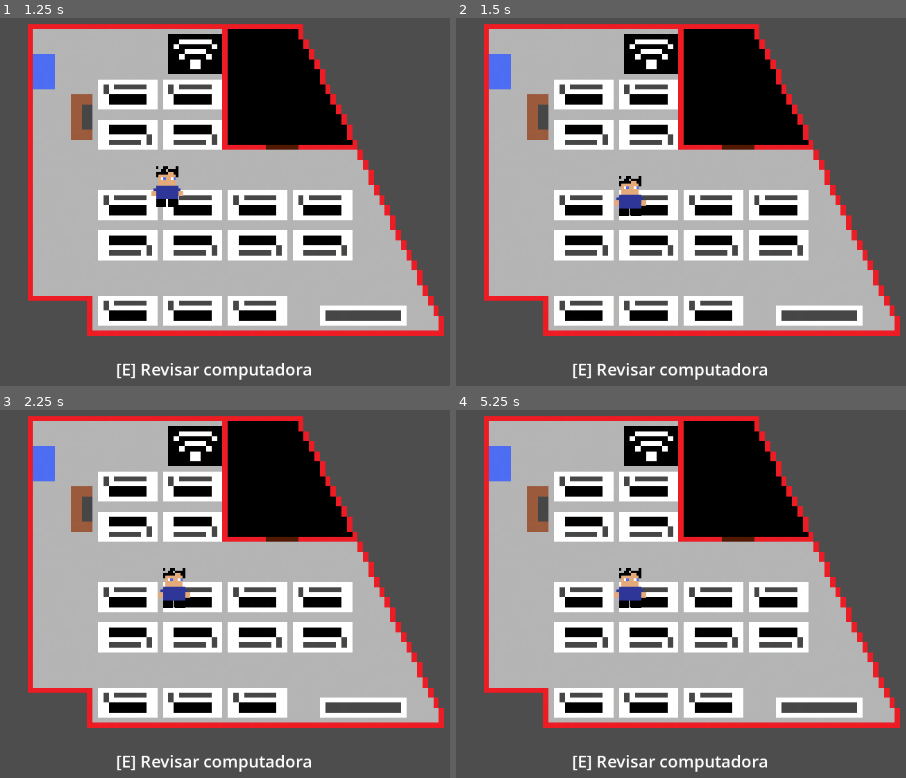
Above: before the commit, frames 1-4 (two rows, left to right).
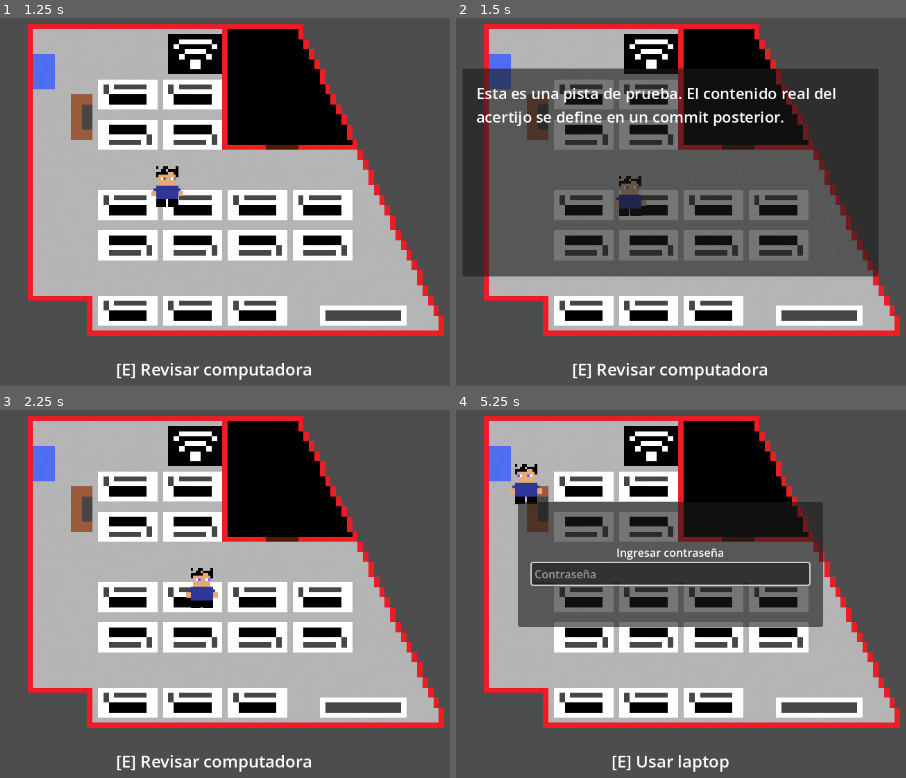
Above: after the commit, the same moments.

Repository: Instituto-Politecnico-Modelo/Four-Nights-At-Marinelli-s
Game: Godot game, scene res://niveles/nivel1.tscn
Two runs of this game, one before a commit and one after it. Both use one fixed random seed, a clock stepped at 60 frames per second and the inputs below.
Inputs:
- Up to frame 1 (1.25 s): tap Enter at 0.5 s; hold Right (mover_derecha) from 0.53 s (still down); hold E (interactuar) from 0.53 s (still down)
- Up to frame 2 (1.5 s): release Right (mover_derecha) at 1.28 s; release E (interactuar) at 1.28 s; hold Down (mover_abajo) from 1.28 s (still down); tap E (interactuar) at 1.35 s
- Up to frame 3 (2.25 s): tap Space at 2 s; release Down (mover_abajo) at 2.03 s; hold Right (mover_derecha) from 2.03 s (still down); hold E (interactuar) from 2.03 s (still down)
- Up to frame 4 (5.25 s): release Right (mover_derecha) at 2.78 s; release E (interactuar) at 2.78 s; hold Up (mover_arriba) 2.78-3.53 s; tap E (interactuar) at 2.85, 4.35 s; hold E (interactuar) 3.53-4.28 s; hold Left (mover_izquierda) 3.53-5.03 s; hold Down (mover_abajo) from 5.03 s (still down); hold E (interactuar) from 5.03 s (still down)

Frame 1 is identical in both runs. In frame 2, 45% of the frame differs, in the area x 1-94%, y 13-71%; in frame 3, 0.9%; in frame 4, 20%.

Commit message:
feat: laptop de Pruscino + validacion de contraseña

Diff:
--- a/new-game-project/autoloads/signal_bus.gd
+++ b/new-game-project/autoloads/signal_bus.gd
@@ -8,6 +8,7 @@
 signal interactuado(interactuable: Node)
 
 signal pista_descubierta(pista: PistaResource)
+signal laptop_abierta(laptop: Node)
 signal intento_contrasenia_fallido()
 signal laptop_desbloqueada()
 
--- /dev/null
+++ b/new-game-project/interactuables/laptop/laptop.gd
@@ -0,0 +1,18 @@
+extends Node2D
+class_name Laptop
+## Laptop
+## La laptop de Pruscino. Al interactuar, no valida la contrasenia ella misma:
+## le avisa a la UI (PasswordInput) que se abra, pasandose a si misma para
+## que esta pueda comparar contra su propia contrasenia_correcta.
+
+@export var contrasenia_correcta: String = "1984"
+
+@onready var interactuable: InteractableComponent = $InteractableComponent
+
+
+func _ready() -> void:
+	interactuable.interactuado.connect(_on_interactuado)
+
+
+func _on_interactuado() -> void:
+	SignalBus.laptop_abierta.emit(self)
--- /dev/null
+++ b/new-game-project/interactuables/laptop/laptop.tscn
@@ -0,0 +1,19 @@
+[gd_scene format=3 uid="uid://b8m3x7q2n5w1c"]
+
+[ext_resource type="Script" path="res://interactuables/laptop/laptop.gd" id="1_script"]
+[ext_resource type="Script" path="res://interactuables/interactable_component.gd" id="2_interactuable"]
+
+[sub_resource type="RectangleShape2D" id="RectangleShape2D_1"]
+size = Vector2(30, 50)
+
+[node name="Laptop" type="Node2D"]
+script = ExtResource("1_script")
+
+[node name="InteractableComponent" type="Area2D" parent="."]
+collision_layer = 16
+collision_mask = 0
+script = ExtResource("2_interactuable")
+texto_interaccion = "Usar laptop"
+
+[node name="CollisionShape2D" type="CollisionShape2D" parent="InteractableComponent"]
+shape = SubResource("RectangleShape2D_1")
--- a/new-game-project/niveles/nivel1.tscn
+++ b/new-game-project/niveles/nivel1.tscn
@@ -5,6 +5,8 @@
 [ext_resource type="PackedScene" uid="uid://bqxqf5j0h3n8t" path="res://ui/interaction_prompt/interaction_prompt.tscn" id="4_prompt"]
 [ext_resource type="PackedScene" uid="uid://dufntffiu550f" path="res://interactuables/computadora/computadora.tscn" id="5_computadora"]
 [ext_resource type="PackedScene" uid="uid://dqx8m2n3v4c5t" path="res://ui/pista_popup/pista_popup.tscn" id="6_pista_popup"]
+[ext_resource type="PackedScene" path="res://interactuables/laptop/laptop.tscn" id="7_laptop"]
+[ext_resource type="PackedScene" path="res://ui/password_input/password_input.tscn" id="8_password_input"]
 
 [node name="Nivel1" type="Node2D" unique_id=286532851]
 
@@ -20,7 +22,11 @@
 [node name="Computadora" parent="." unique_id=353010397 instance=ExtResource("5_computadora")]
 position = Vector2(544, 370)
 
+[node name="Laptop" parent="." unique_id=467114164 instance=ExtResource("7_laptop")]
+position = Vector2(381, 241)
+
 [node name="InteractionPrompt" parent="." unique_id=1269442710 instance=ExtResource("4_prompt")]
 
 [node name="PistaPopup" parent="." unique_id=1091795083 instance=ExtResource("6_pista_popup")]
-visible = false
+
+[node name="PasswordInput" parent="." unique_id=1145428047 instance=ExtResource("8_password_input")]
--- /dev/null
+++ b/new-game-project/ui/password_input/password_input.gd
@@ -0,0 +1,60 @@
+extends CanvasLayer
+class_name PasswordInput
+## PasswordInput
+## Input de contrasenia para la laptop de Pruscino. Pausa el juego mientras
+## esta abierto. Enter envia el intento; la accion "interactuar" (E) cierra
+## el popup sin resolver el puzle.
+
+@onready var panel: Panel = $Panel
+@onready var campo: LineEdit = $Panel/VBoxContainer/Campo
+@onready var etiqueta_error: Label = $Panel/VBoxContainer/EtiquetaError
+
+var _laptop_actual: Laptop = null
+
+
+func _ready() -> void:
+	panel.visible = false
+	etiqueta_error.visible = false
+	process_mode = Node.PROCESS_MODE_ALWAYS
+	campo.text_submitted.connect(_on_text_submitted)
+	SignalBus.laptop_abierta.connect(_on_laptop_abierta)
+
+
+func _unhandled_input(event: InputEvent) -> void:
+	if panel.visible and event.is_action_pressed("interactuar"):
+		_cerrar()
+		get_viewport().set_input_as_handled()
+
+
+func _on_laptop_abierta(laptop: Node) -> void:
+	_laptop_actual = laptop
+	campo.text = ""
+	etiqueta_error.visible = false
+	panel.visible = true
+	GameManager.ui_modal_abierta = true
+	get_tree().paused = true
+	campo.grab_focus()
+
+
+func _on_text_submitted(texto: String) -> void:
+	if _laptop_actual == null:
+		return
+
+	var intento: String = texto.strip_edges()
+	var esperado: String = _laptop_actual.contrasenia_correcta.strip_edges()
+
+	if intento == esperado:
+		SignalBus.laptop_desbloqueada.emit()
+		_cerrar()
+	else:
+		SignalBus.intento_contrasenia_fallido.emit()
+		etiqueta_error.visible = true
+		campo.text = ""
+		campo.grab_focus()
+
+
+func _cerrar() -> void:
+	panel.visible = false
+	GameManager.ui_modal_abierta = false
+	get_tree().paused = false
+	_laptop_actual = null
--- /dev/null
+++ b/new-game-project/ui/password_input/password_input.tscn
@@ -0,0 +1,47 @@
+[gd_scene format=3 uid="uid://w2l04duejio6"]
+
+[ext_resource type="Script" uid="uid://8gvjv1wu7ofn" path="res://ui/password_input/password_input.gd" id="1_script"]
+
+[node name="PasswordInput" type="CanvasLayer" unique_id=1437309812]
+script = ExtResource("1_script")
+
+[node name="Panel" type="Panel" parent="." unique_id=2091143457]
+anchors_preset = 8
+anchor_left = 0.5
+anchor_top = 0.5
+anchor_right = 0.5
+anchor_bottom = 0.5
+offset_left = -220.0
+offset_top = -90.0
+offset_right = 220.0
+offset_bottom = 90.0
+grow_horizontal = 2
+grow_vertical = 2
+
+[node name="VBoxContainer" type="VBoxContainer" parent="Panel" unique_id=493029438]
+layout_mode = 0
+anchor_right = 1.0
+anchor_bottom = 1.0
+offset_left = 20.0
+offset_top = 20.0
+offset_right = -20.0
+offset_bottom = -20.0
+grow_horizontal = 2
+grow_vertical = 2
+alignment = 1
+
+[node name="Titulo" type="Label" parent="Panel/VBoxContainer" unique_id=136040696]
+layout_mode = 2
+text = "Ingresar contraseña"
+horizontal_alignment = 1
+
+[node name="Campo" type="LineEdit" parent="Panel/VBoxContainer" unique_id=840162531]
+layout_mode = 2
+placeholder_text = "Contraseña"
+
+[node name="EtiquetaError" type="Label" parent="Panel/VBoxContainer" unique_id=1385842301]
+visible = false
+modulate = Color(1, 0.3, 0.3, 1)
+layout_mode = 2
+text = "Contrasenia incorrecta"
+horizontal_alignment = 1
--- a/new-game-project/ui/pista_popup/pista_popup.gd
+++ b/new-game-project/ui/pista_popup/pista_popup.gd
@@ -19,6 +19,7 @@
 func _unhandled_input(event: InputEvent) -> void:
 	if panel.visible and event.is_action_pressed("interactuar"):
 		_cerrar()
+		get_viewport().set_input_as_handled()
 
 
 func _on_pista_descubierta(pista: PistaResource) -> void:
Not shown, added: new-game-project/interactuables/laptop/laptop.gd.uid
Not shown, added: new-game-project/ui/password_input/password_input.gd.uid
Not shown, removed: new-game-project/interactuables/laptop/.gitkeep
Not shown, removed: new-game-project/ui/password_input/.gitkeep
